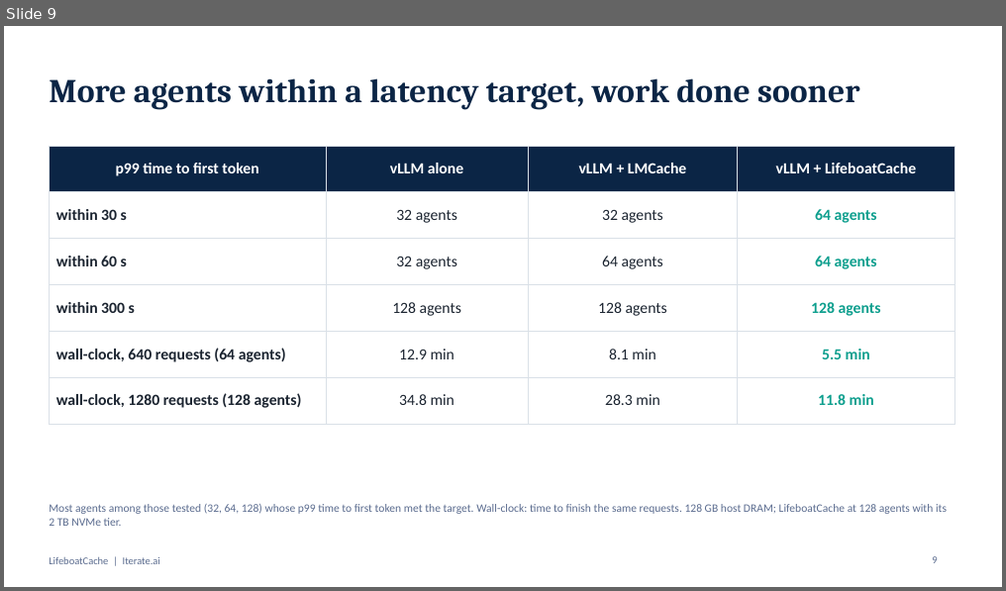
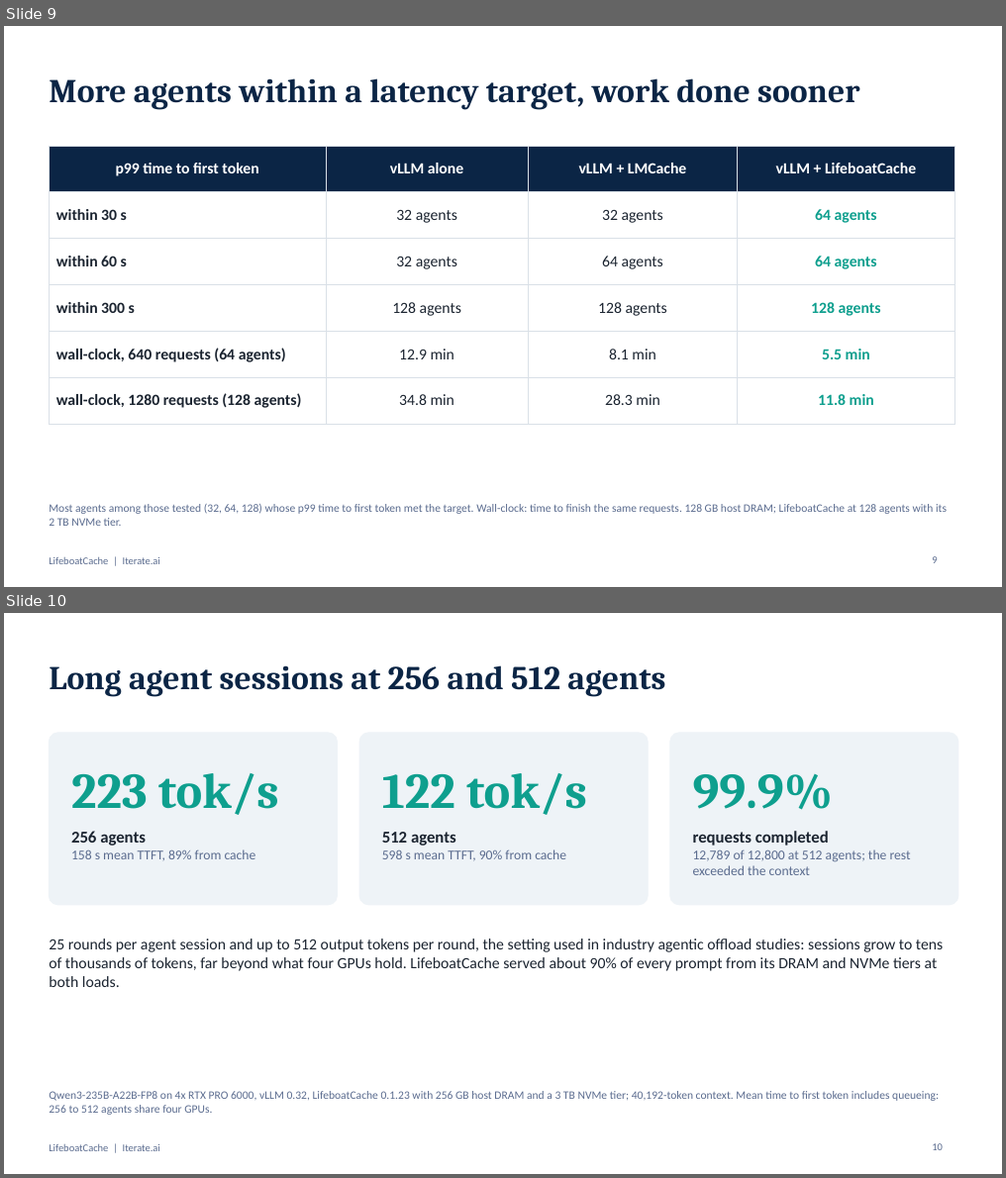
Before and after one commit to IterateAI/LifeboatCacheTest, a slide deck: reports/agentic-4x-rtxpro6000-qwen3-235b-a22b/LifeboatCache_vLLM_Agentic_4xRTXPRO6000.pptx. Shown one above the other, each under a label of ours: slide 9 before the commit, slides 9 and 10 after it. The pictures are 1006x591 and 1006x1178 pixels, drawn with LibreOffice and Linux fonts; fonts in the diff are those of the drawing. Boxes give left, top, right and bottom in pixels: in the first picture for what was removed or moved away, otherwise in the second. Text is boxed around its words. In the diff, an @@ line names an element or a change of style, - is before the commit and + after.

```diff
--- a/reports/agentic-4x-rtxpro6000-qwen3-235b-a22b/LifeboatCache_vLLM_Agentic_4xRTXPRO6000.pptx
+++ b/reports/agentic-4x-rtxpro6000-qwen3-235b-a22b/LifeboatCache_vLLM_Agentic_4xRTXPRO6000.pptx
@@ slide 10 added at [4,613,1002,1174], background #FFFFFF; not listed: 1 template element that a slide beside it also shows @@
@@ title added at [49,665,665,697], 32 pt, text #0B2545, bold @@
+Long agent sessions at 256 and 512 agents
@@ rounded rectangle added at [49,733,338,905], fill #EEF3F7, outline #EEF3F7 1 pt @@
@@ rounded rectangle added at [359,733,648,905], fill #EEF3F7, outline #EEF3F7 1 pt @@
@@ rounded rectangle added at [670,733,958,905], fill #EEF3F7, outline #EEF3F7 1 pt @@
@@ text added at [71,773,279,815], 48 pt, text #0E9F8E, bold @@
+223 tok/s
@@ text added at [382,773,587,815], 48 pt, text #0E9F8E, bold @@
+122 tok/s
@@ text added at [693,774,833,810], 48 pt, text #0E9F8E, bold @@
+99.9%
@@ text added at [71,831,256,861], 13 pt, text #5B6C8F @@
+256 agents
+158 s mean TTFT, 89% from cache
@@ text added at [382,832,566,861], 13 pt, text #5B6C8F @@
+512 agents
+598 s mean TTFT, 90% from cache
@@ text added at [693,831,911,875], 13 pt, text #5B6C8F @@
+requests completed
+12,789 of 12,800 at 512 agents; the rest exceeded the context
@@ text added at [49,939,943,987], 15 pt, text #1B2430 @@
+25 rounds per agent session and up to 512 output tokens per round, the setting used in industry agentic offload studies: sessions grow to tens of thousands of tokens, far beyond what four GPUs hold. LifeboatCache served about 90% of every prompt from its DRAM and NVMe tiers at both loads.
@@ text added at [49,1091,939,1115], 11 pt, text #5B6C8F @@
+Qwen3-235B-A22B-FP8 on 4x RTX PRO 6000, vLLM 0.32, LifeboatCache 0.1.23 with 256 GB host DRAM and a 3 TB NVMe tier; 40,192-token context. Mean time to first token includes queueing: 256 to 512 agents share four GPUs.
@@ page number added at [932,1144,943,1151], 10 pt, text #5B6C8F @@
+10
```
Also in this commit, not shown: 2 other slides added, 31 other files.
